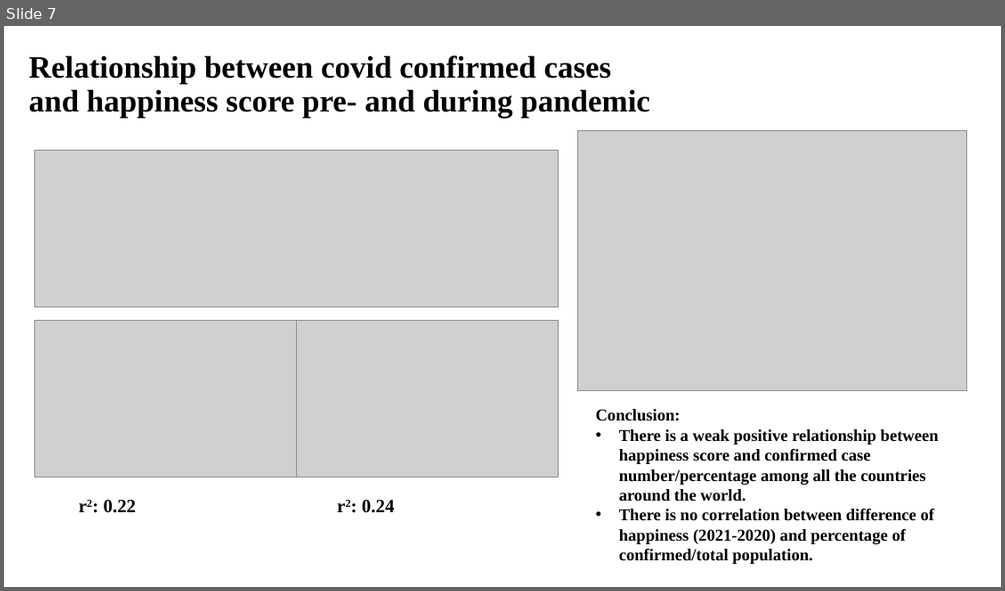
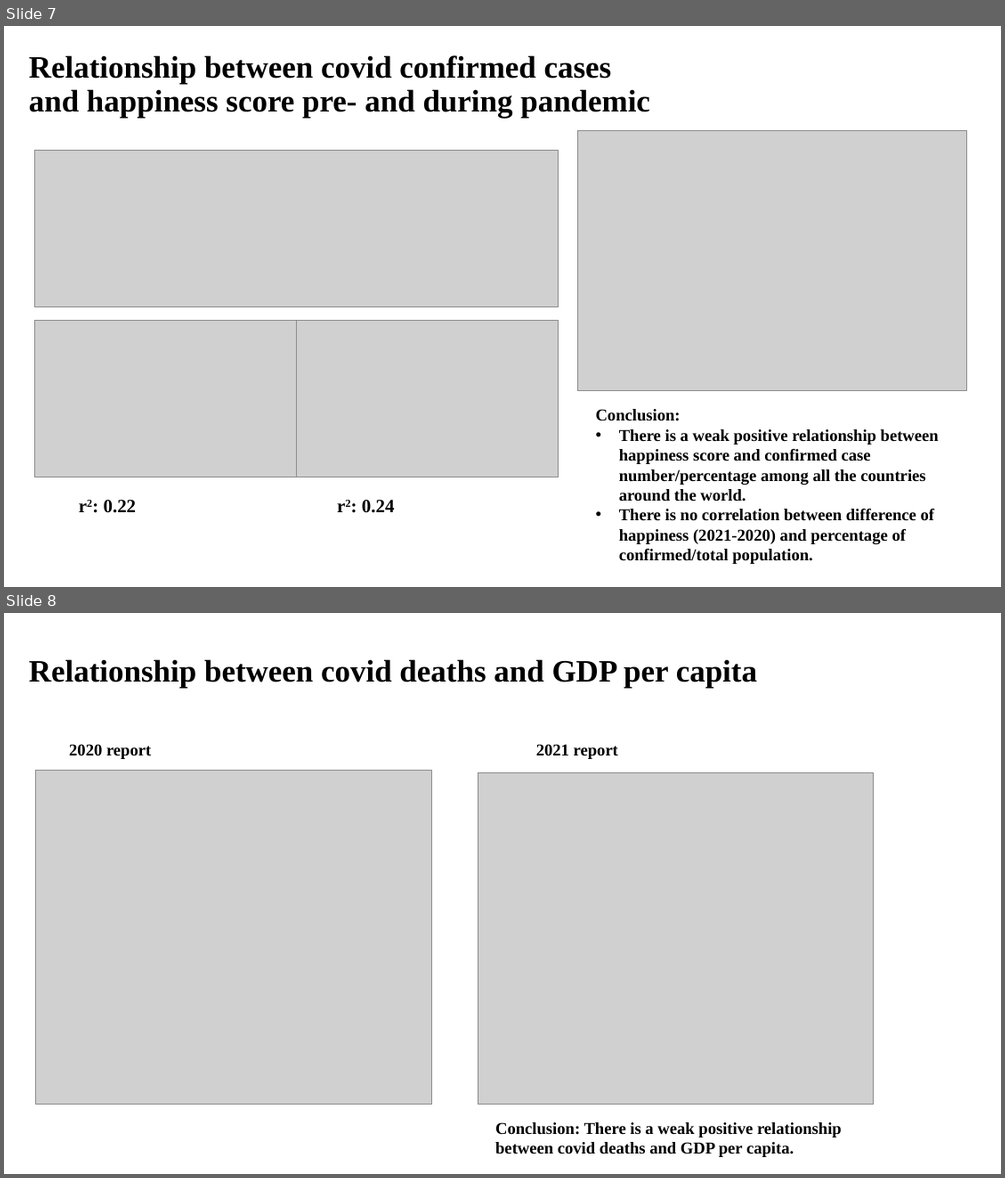
Before and after one commit to maxkrueger96/NU-Bootcamp-Data-Science-1, a slide deck: project_one.pptx. Shown one above the other, each under a label of ours: slide 7 before the commit, slides 7 and 8 after it. The pictures are 1005x591 and 1005x1178 pixels, drawn with LibreOffice and Linux fonts; fonts in the diff are those of the drawing; grey boxes stand for pictures. Boxes give left, top, right and bottom in pixels: in the first picture for what was removed or moved away, otherwise in the second. Text is boxed around its words. In the diff, an @@ line names an element or a change of style, - is before the commit and + after.

```diff
--- a/project_one.pptx
+++ b/project_one.pptx
@@ slide 8 added at (4,613,1001,1174), background #FFFFFF @@
@@ text added at (29,659,757,689), 30 pt, text #000000, bold @@
+Relationship between covid deaths and GDP per capita
@@ text added at (69,744,151,759), 16 pt, text #000000, bold @@
+2020 report
@@ text added at (536,744,618,759), 16 pt, text #000000, bold @@
+2021 report
@@ picture added at (36,770,432,1104) @@
@@ picture added at (478,773,874,1104) @@
@@ text added at (495,1122,841,1157), 16 pt, text #000000, bold @@
+Conclusion: There is a weak positive relationship between covid deaths and GDP per capita.
```
Also in this commit, not shown: 1 slide changed, 1 other slide added, 1 other file.
